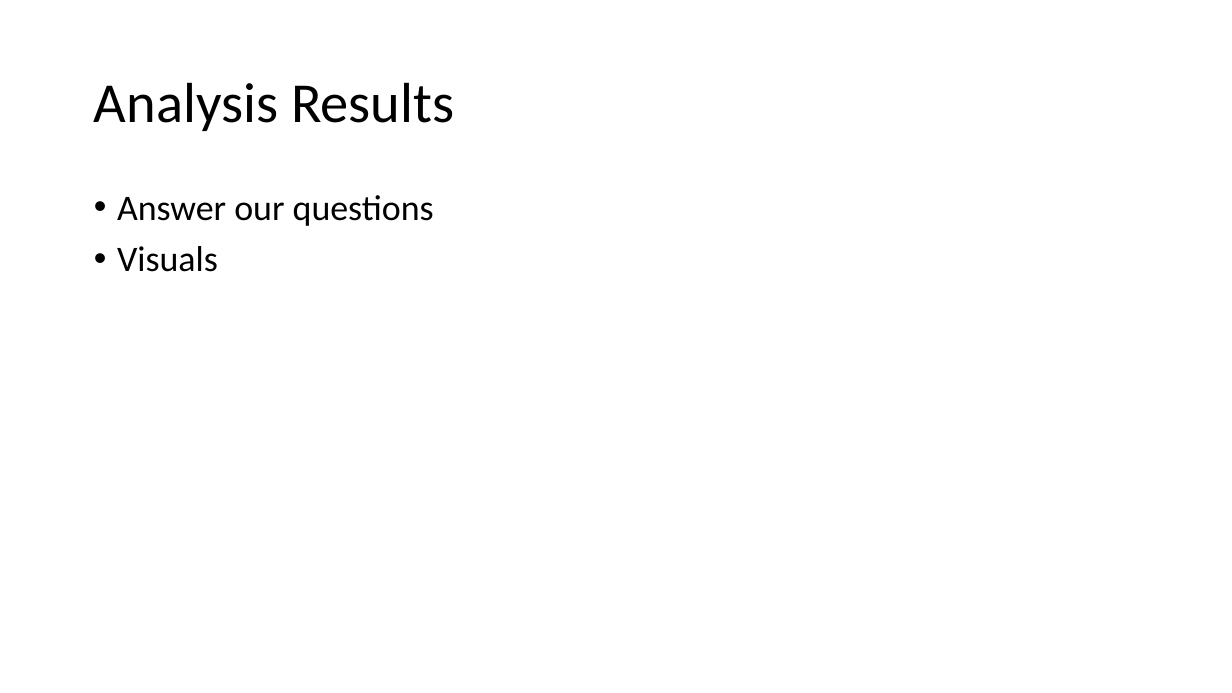
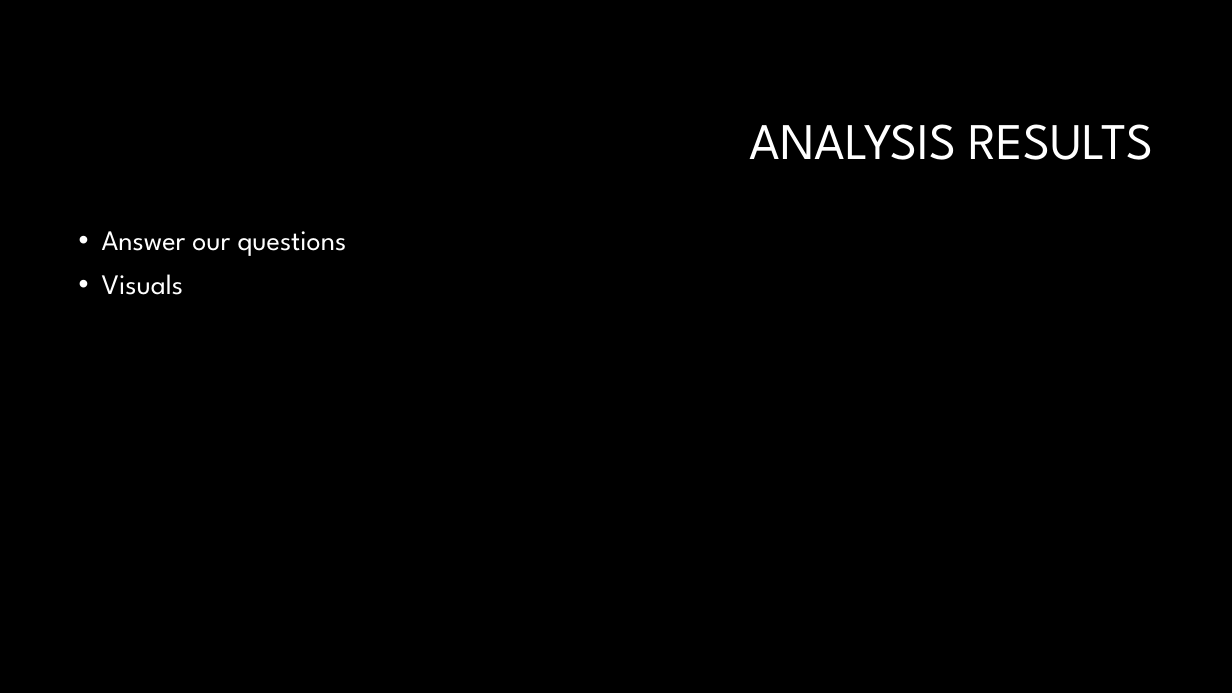
Before and after one commit to Adam-Warrick/Causes_of_Flight_Delays_and_Cancellations, a slide deck: slide 7 of Flight_Delays_and_Cancellations.pptx (slide 6 before the commit). Drawn at 1232x693 pixels with LibreOffice and Linux fonts; fonts in the diff are those of the drawing; background and template pictures are left out. Boxes give left, top, right and bottom in pixels: in the first picture for what was removed or moved away, otherwise in the second. Text is boxed around its words. In the diff, an @@ line names an element or a change of style, - is before the commit and + after.

```diff
--- a/Flight_Delays_and_Cancellations.pptx
+++ b/Flight_Delays_and_Cancellations.pptx
@@ background #FFFFFF to #000000 @@
@@ title at bbox=[750, 124, 1154, 160]: text changed; size 44 to 40 pt; font Calibri to League Spartan; text colour #000000 to #FFFFFF @@
-Analysis Results
+ANALYSIS RESULTS
@@ text "Answer our questions": place and size @@
-text "Answer our questions" at bbox=[117, 195, 434, 272]
+text "Answer our questions" at bbox=[102, 231, 346, 295]
@@ text "Answer our questions" at bbox=[102, 231, 346, 295]: size 28 to 22 pt, font Calibri to League Spartan, text colour #000000 to #FFFFFF @@
```
Also in this commit, not shown: 4 other slides changed, 6 slides added, 2 slides removed.
